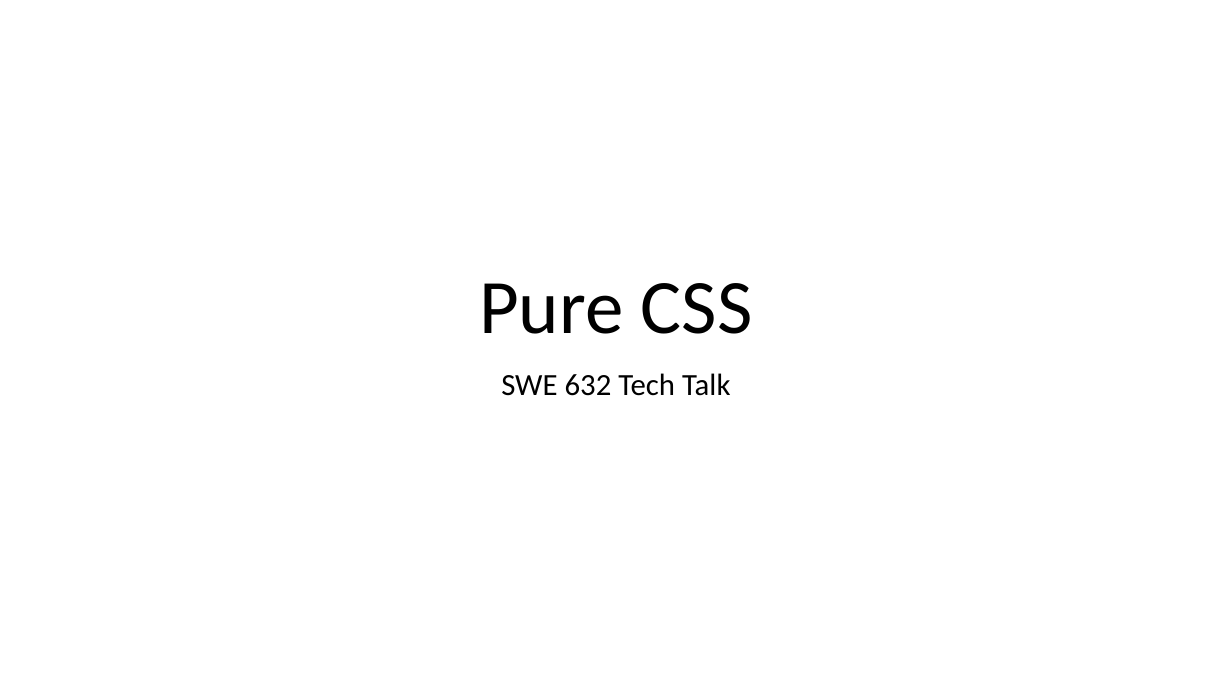
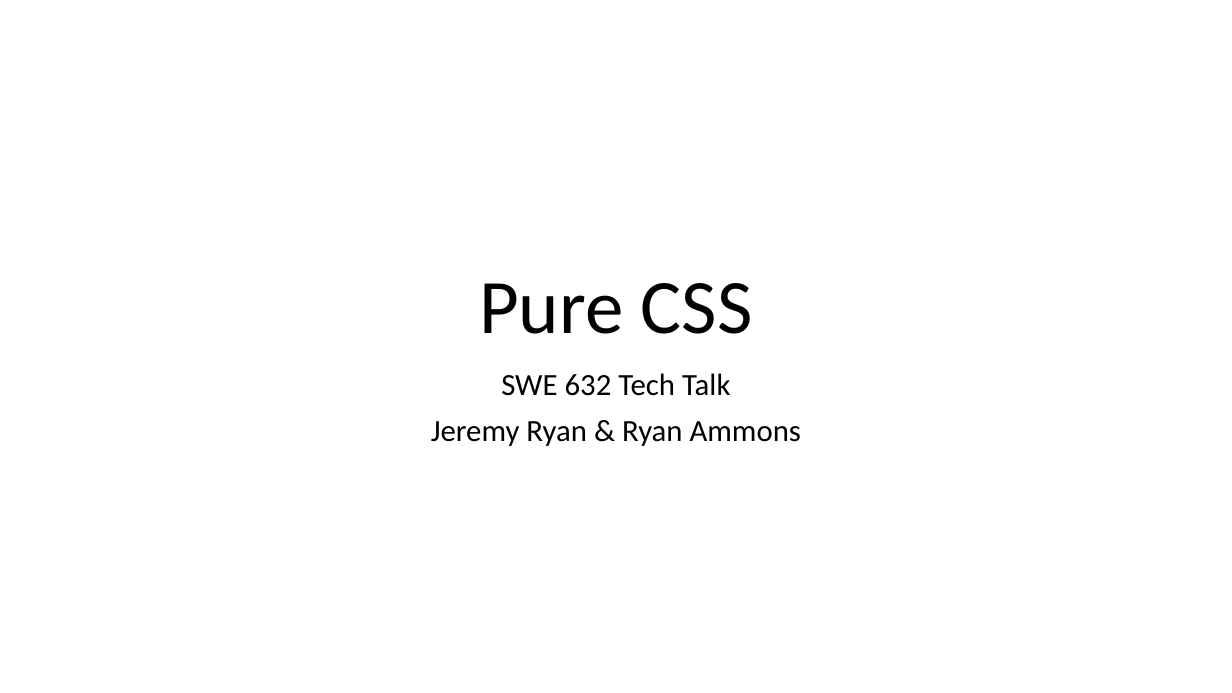
Before and after one commit to jeremyryan/swe_632_tech_talk, a slide deck: slide 1 of SWE_632_Tech_Talk.pptx. Drawn at 1232x693 pixels with LibreOffice and Linux fonts; fonts in the diff are those of the drawing. Boxes give left, top, right and bottom in pixels: in the first picture for what was removed or moved away, otherwise in the second. Text is boxed around its words. In the diff, an @@ line names an element or a change of style, - is before the commit and + after.

```diff
--- a/SWE_632_Tech_Talk.pptx
+++ b/SWE_632_Tech_Talk.pptx
@@ subtitle at box(431, 421, 801, 446): paragraph added @@
+Jeremy Ryan & Ryan Ammons
```
Also in this commit, not shown: 3 other slides changed, 6 slides added, 6 slides removed.
